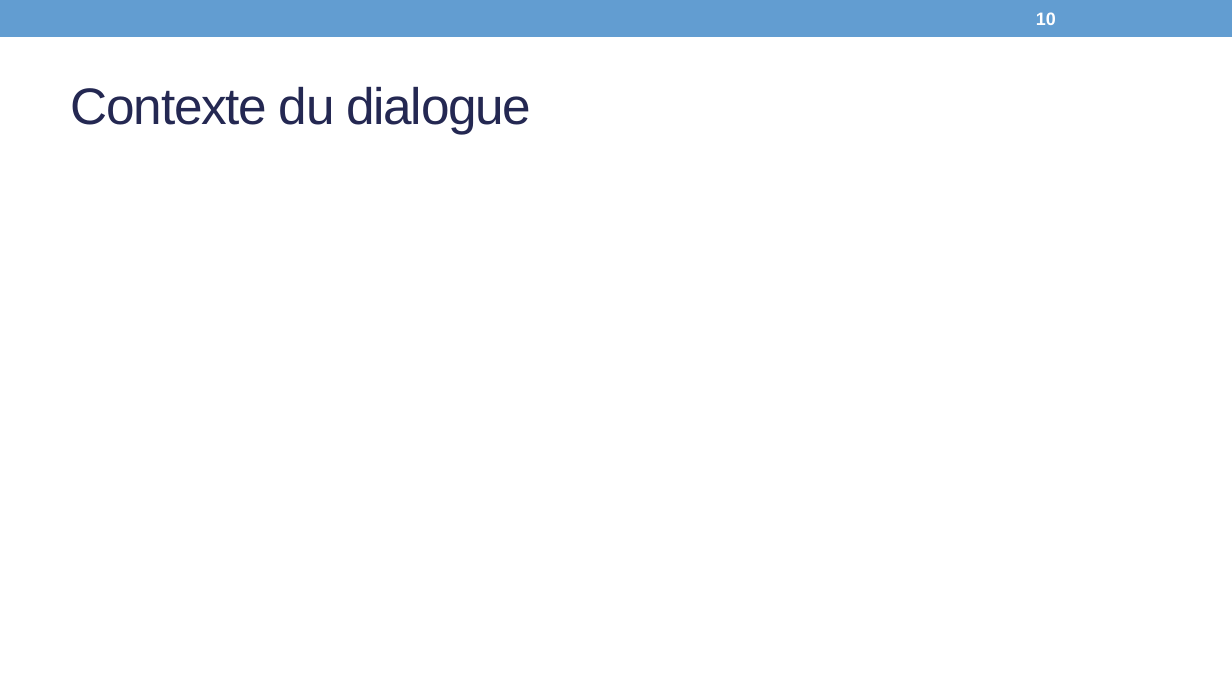
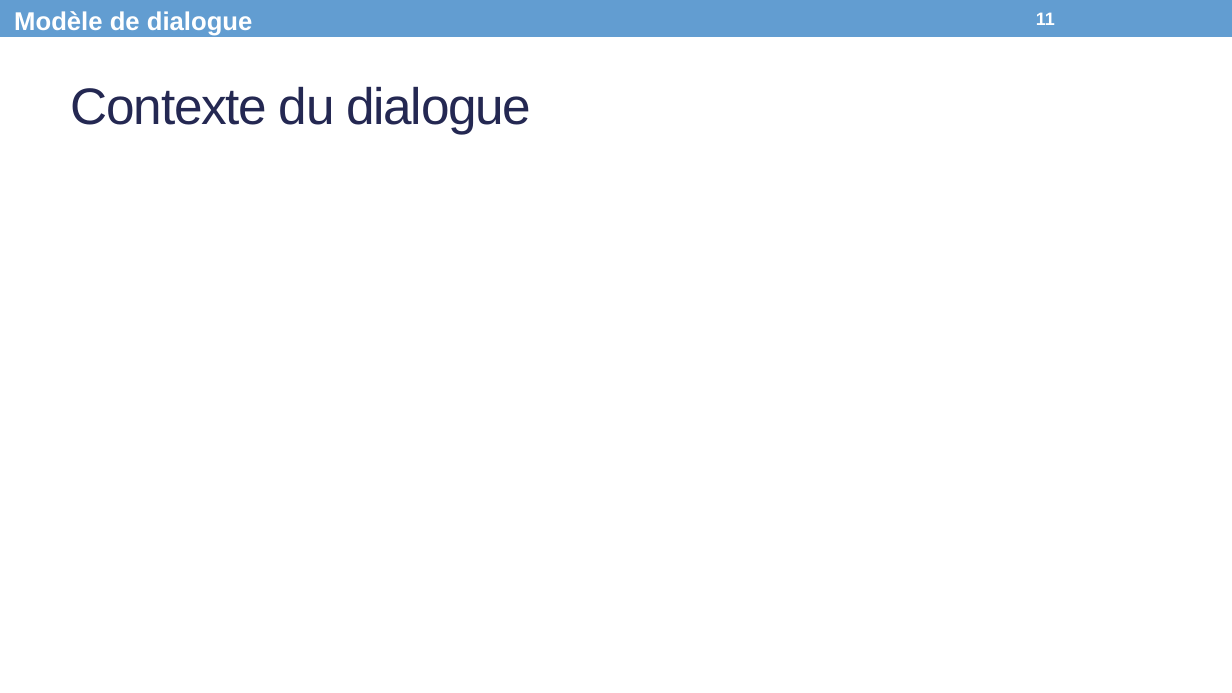
Before and after one commit to Olydia/Discolog, a slide deck: slide 11 of papers/Presentations/WACAI.pptx (slide 10 before the commit). Drawn at 1232x693 pixels with LibreOffice and Linux fonts; fonts in the diff are those of the drawing; grey boxes stand for pictures. Boxes give left, top, right and bottom in pixels: in the first picture for what was removed or moved away, otherwise in the second. Text is boxed around its words. In the diff, an @@ line names an element or a change of style, - is before the commit and + after.

```diff
--- a/papers/Presentations/WACAI.pptx
+++ b/papers/Presentations/WACAI.pptx
@@ text added at (14,11,253,36), 20 pt, text #FFFFFF, bold @@
+Modèle de dialogue
@@ page number at (1036,12,1055,25): text changed @@
-10
+11
```
Also in this commit, not shown: 8 other slides changed, 7 slides added, 3 slides removed, 1 other file.
